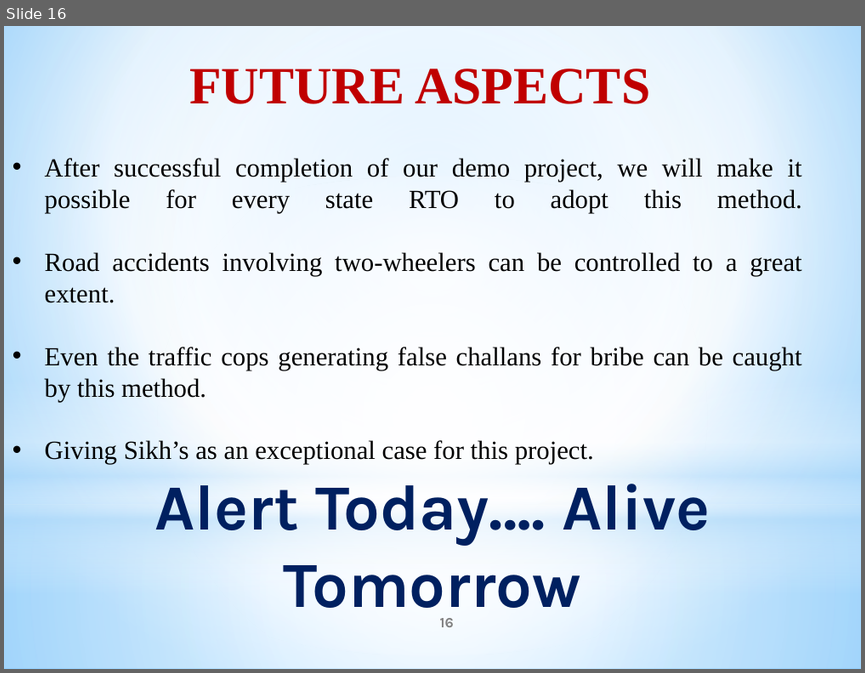
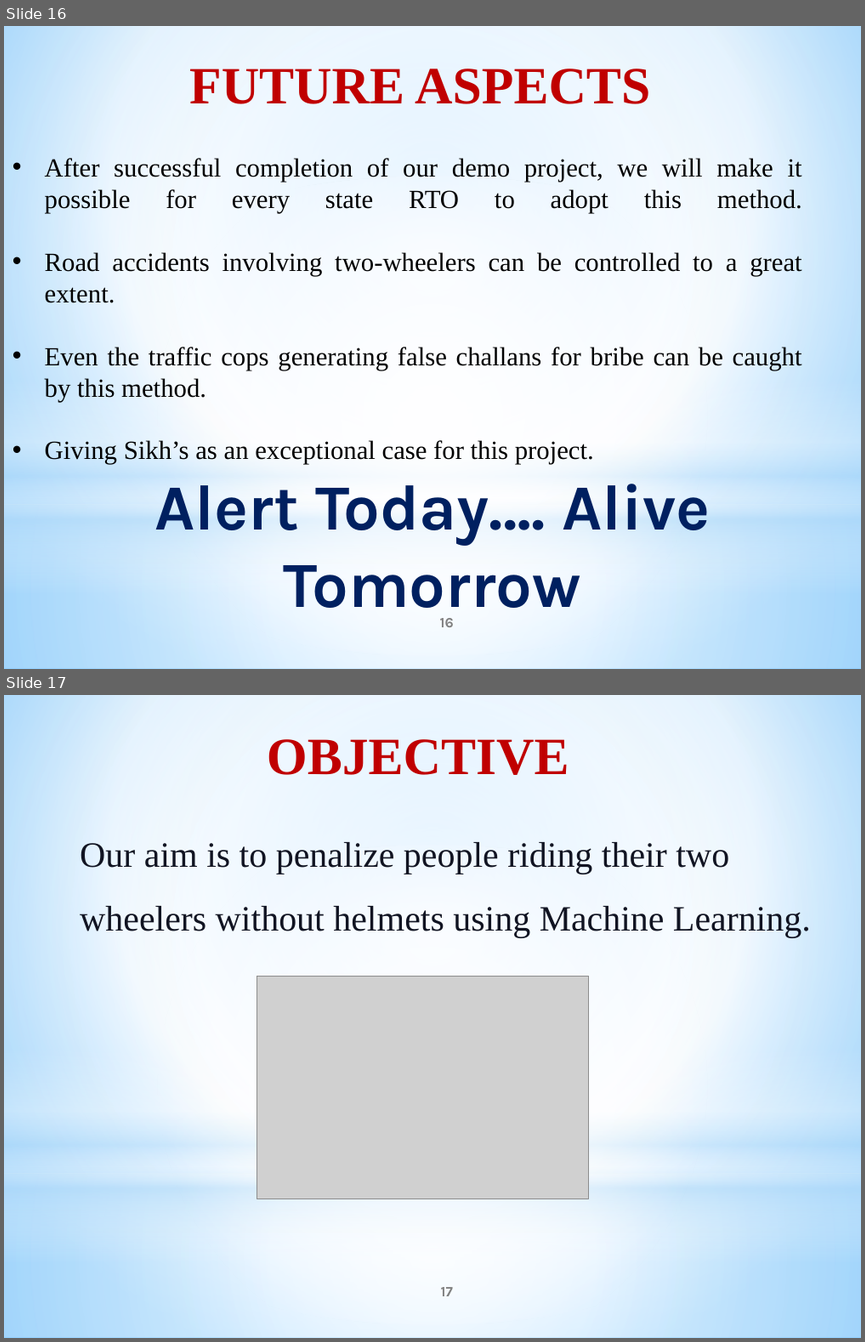
Before and after one commit to dikshant097/machine-learnng-helmmet-detection, a slide deck: Helmet Detection.pptx. Shown one above the other, each under a label of ours: slide 16 before the commit, slides 16 and 17 after it. The pictures are 865x673 and 865x1342 pixels, drawn with LibreOffice and Linux fonts; fonts in the diff are those of the drawing; grey boxes stand for pictures. Boxes give left, top, right and bottom in pixels: in the first picture for what was removed or moved away, otherwise in the second. Text is boxed around its words. In the diff, an @@ line names an element or a change of style, - is before the commit and + after.

```diff
--- a/Helmet Detection.pptx
+++ b/Helmet Detection.pptx
@@ slide 17 added at (4,695,861,1338), background gradient #9ED5FF to #FFFFFF to #5BB9FF; not listed: 4 template elements that a slide beside it also shows @@
@@ text added at (267,739,569,775), 44 pt, text #C00000, bold @@
+OBJECTIVE
@@ text added at (80,842,811,937), 30 pt, text #111422 @@
+Our aim is to penalize people riding their two wheelers without helmets using Machine Learning.
@@ picture added at (256,976,588,1199) @@
@@ page number added at (441,1287,453,1296), 12 pt, text #808080, bold @@
+17
```
Also in this commit, not shown: 1 slide changed, 9 other slides added, 1 slide removed, 27 other files.
